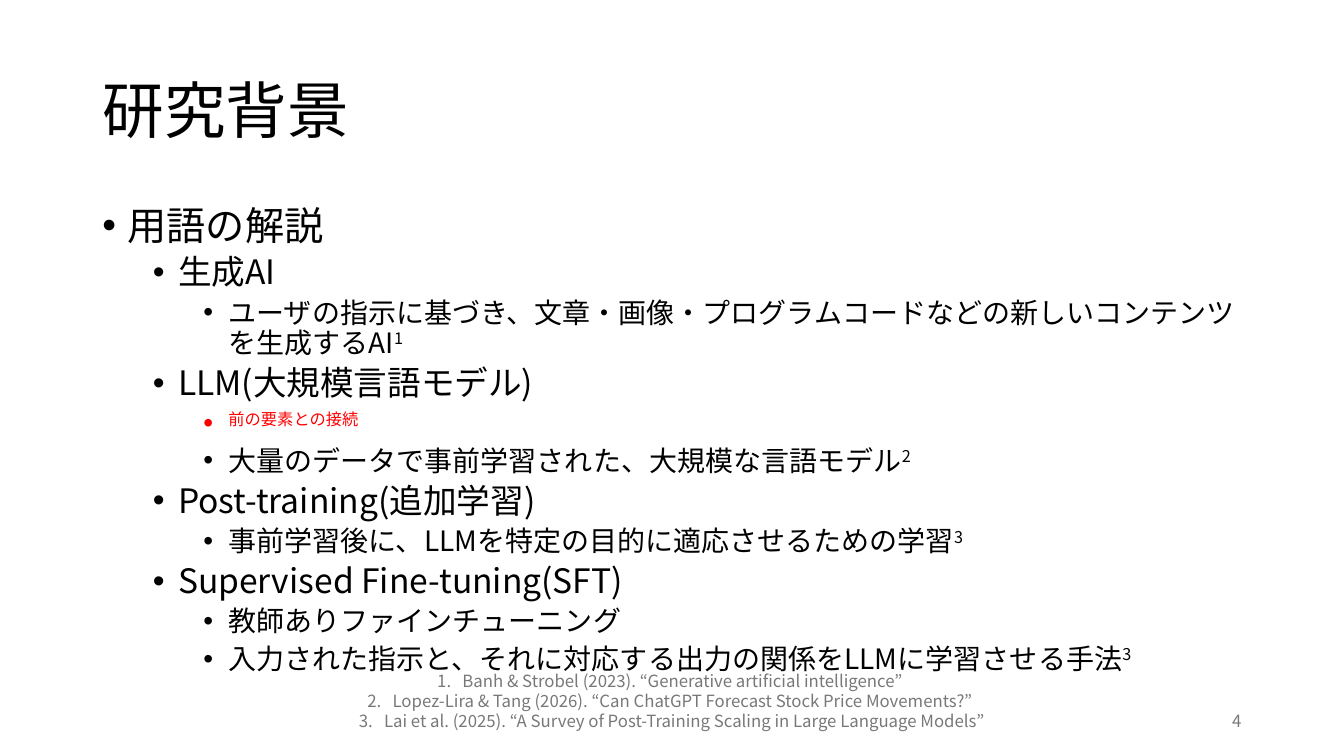
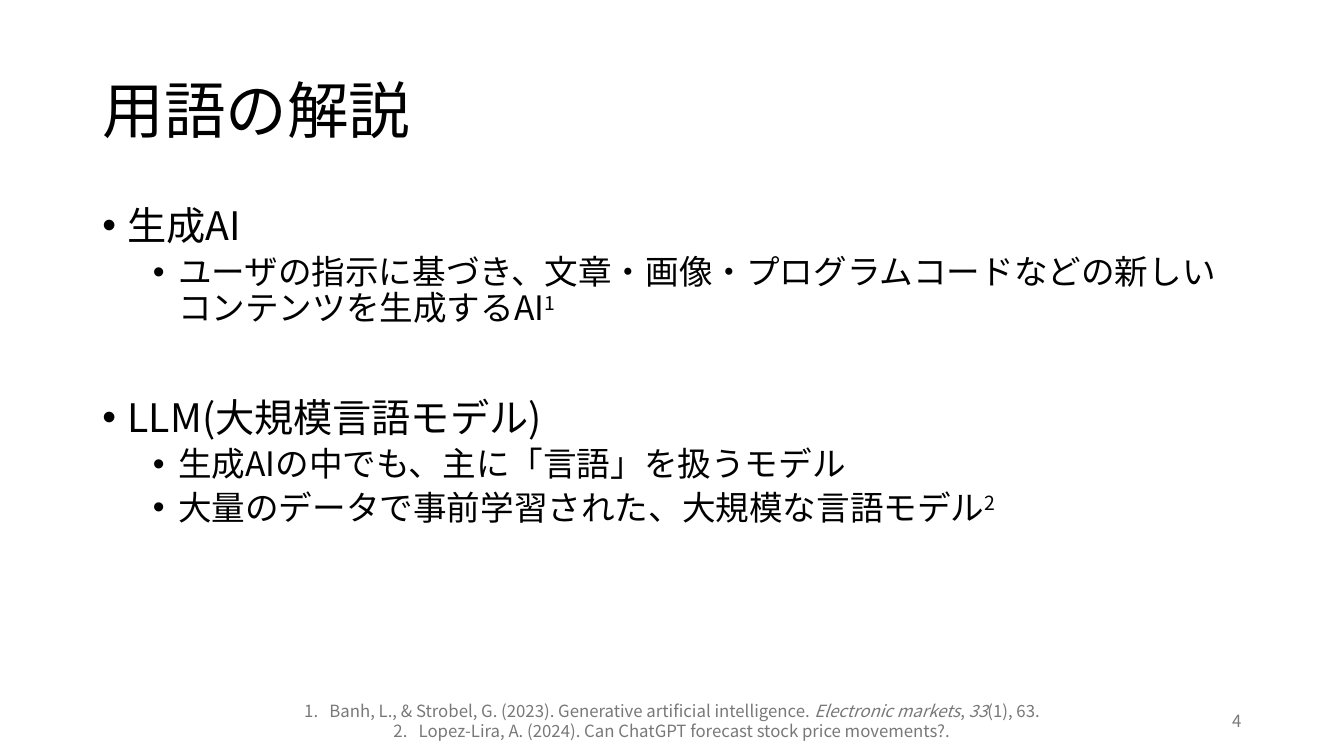
Before and after one commit to rollotea/array-task, a slide deck: slide 4 of 生成AIの追加学習による問題.pptx. Drawn at 1344x756 pixels with LibreOffice and Linux fonts; fonts in the diff are those of the drawing. Boxes give left, top, right and bottom in pixels: in the first picture for what was removed or moved away, otherwise in the second. Text is boxed around its words. In the diff, an @@ line names an element or a change of style, - is before the commit and + after.

```diff
--- a/生成AIの追加学習による問題.pptx
+++ b/生成AIの追加学習による問題.pptx
@@ title at box(102, 81, 410, 138): text changed @@
-研究背景
+用語の解説
@@ text at box(128, 207, 324, 243): paragraph removed @@
-• 用語の解説
@@ text at box(128, 207, 1216, 523): size 24 to 28 pt in "生成AI", "LLM(大規模言語モデル)"; size 20 to 24 pt in "ユーザの指示に基づき、文章・画像・プログラムコードなどの新しいコンテンツを生成するAI1", "大量のデータで事前学習された、大規模な言語モデル2"; list level 2 to 1 in "生成AI"; list level 3 to 2 in "ユーザの指示に基づき、文章・画像・プログラムコードなどの新しいコンテンツを生成するAI1"; list level 2 to 1 in "LLM(大規模言語モデル)"; list level 3 to 2 in "大量のデータで事前学習された、大規模な言語モデル2" @@
@@ text at box(178, 447, 846, 479): text changed; size 20 to 24 pt; text colour #FF0000 to #000000 @@
-    • 前の要素との接続
+  • 生成AIの中でも、主に「言語」を扱うモデル
@@ text at box(178, 484, 1122, 677): paragraphs removed @@
-  • Post-training(追加学習)
-    • 事前学習後に、LLMを特定の目的に適応させるための学習3
-  • Supervised Fine-tuning(SFT)
-    • 教師ありファインチューニング
-    • 入力された指示と、それに対応する出力の関係をLLMに学習させる手法3
@@ text at box(329, 703, 1039, 741): text changed @@
-1. Banh & Strobel (2023). “Generative artificial intelligence”
-2. Lopez-Lira & Tang (2026). “Can ChatGPT Forecast Stock Price Movements?”
-3. Lai et al. (2025). “A Survey of Post-Training Scaling in Large Language Models”
+1. Banh, L., & Strobel, G. (2023). Generative artificial intelligence. Electronic markets, 33(1), 63.
+2. Lopez-Lira, A. (2024). Can ChatGPT forecast stock price movements?.
```
Also in this commit, not shown: 26 other slides changed, 8 slides added, 5 slides removed, 6 other files.
